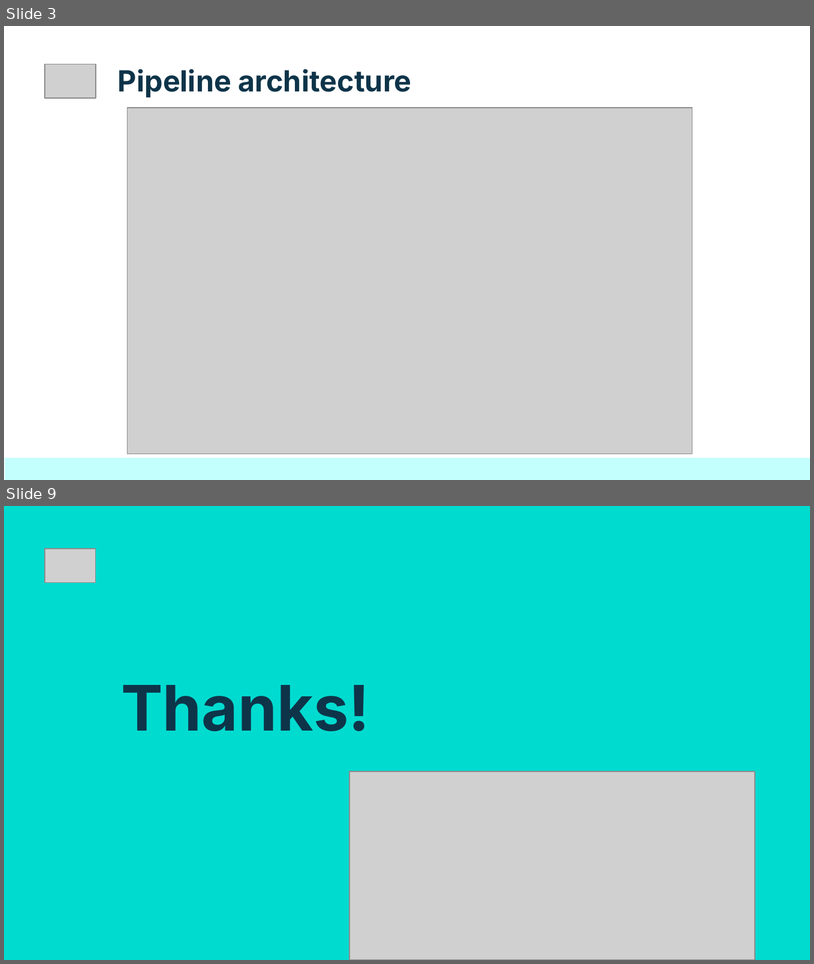
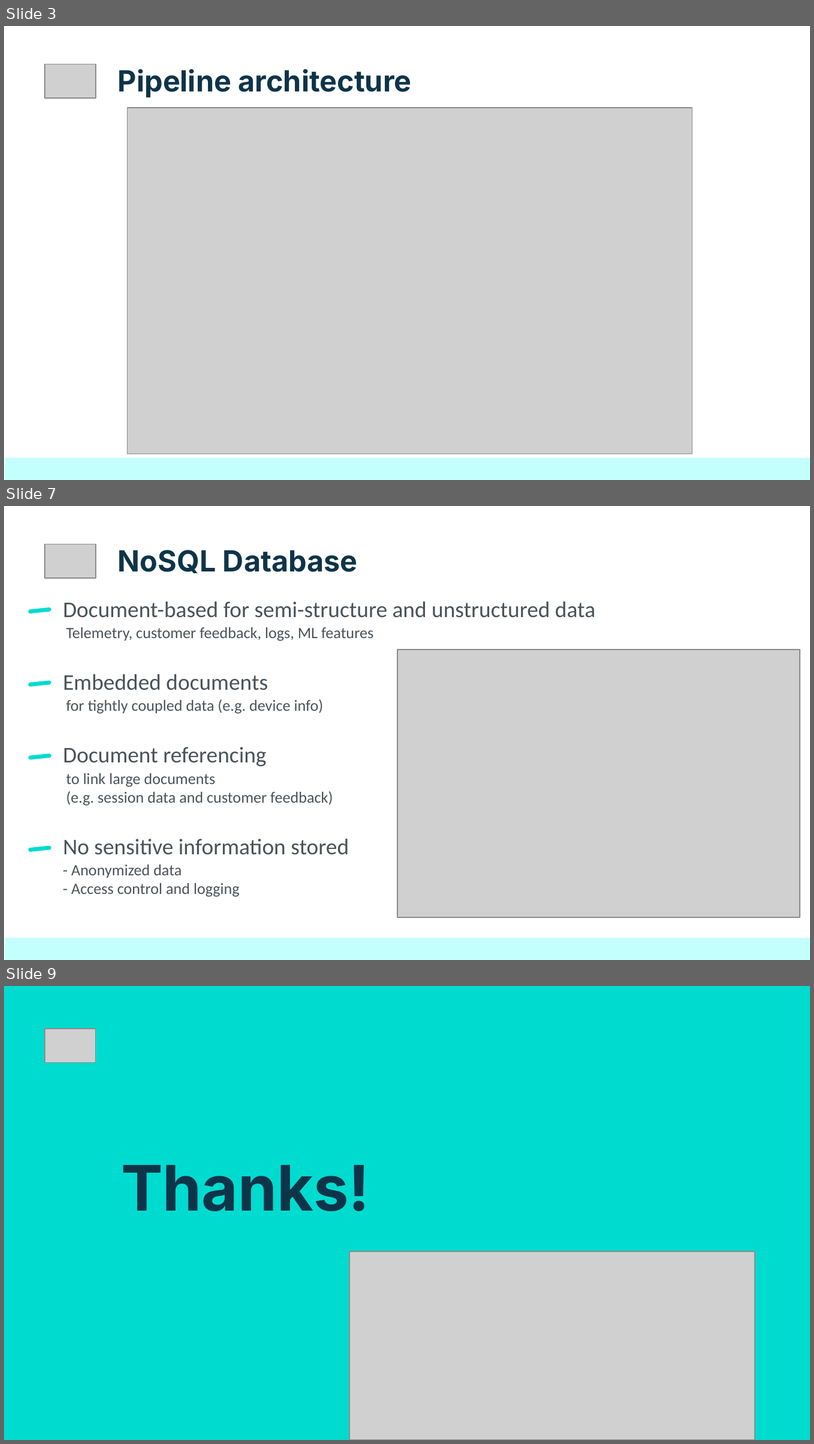
Before and after one commit to netesf13d/jedha-projects, a slide deck: 2-03-Stripe_Business_Case/presentation/Presentation - 2-03 - Stripe Business Case.odp. Shown one above the other, each under a label of ours: slides 3 and 9 before the commit, slides 3, 7 and 9 after it; the slides between them are not shown. The pictures are 814x964 and 814x1444 pixels, drawn with LibreOffice and Linux fonts; fonts in the diff are those of the drawing; grey boxes stand for pictures. Boxes give left, top, right and bottom in pixels: in the first picture for what was removed or moved away, otherwise in the second. Text is boxed around its words. In the diff, an @@ line names an element or a change of style, - is before the commit and + after.

```diff
--- a/2-03-Stripe_Business_Case/presentation/Presentation - 2-03 - Stripe Business Case.odp
+++ b/2-03-Stripe_Business_Case/presentation/Presentation - 2-03 - Stripe Business Case.odp
@@ slide 7 added at (x1=4, y1=506, x2=810, y2=960), background #FFFFFF @@
@@ picture added at (x1=45, y1=544, x2=96, y2=578) @@
@@ title added at (x1=118, y1=550, x2=358, y2=573), 26 pt, text #0E3449, bold @@
+NoSQL Database
@@ rounded rectangle added at (x1=28, y1=607, x2=52, y2=613), fill #00DBD0 @@
@@ title added at (x1=63, y1=601, x2=596, y2=618), 20 pt, text #4B5258 @@
+Document-based for semi-structure and unstructured data
@@ title added at (x1=66, y1=627, x2=374, y2=641), 14 pt, text #4B5258 @@
+Telemetry, customer feedback, logs, ML features
@@ picture added at (x1=398, y1=649, x2=800, y2=917) @@
@@ rounded rectangle added at (x1=28, y1=680, x2=52, y2=686), fill #00DBD0 @@
@@ title added at (x1=63, y1=674, x2=268, y2=690), 20 pt, text #4B5258 @@
+Embedded documents
@@ title added at (x1=66, y1=699, x2=324, y2=714), 14 pt, text #4B5258 @@
+for tightly coupled data (e.g. device info)
@@ rounded rectangle added at (x1=28, y1=753, x2=52, y2=760), fill #00DBD0 @@
@@ title added at (x1=63, y1=747, x2=266, y2=766), 20 pt, text #4B5258 @@
+Document referencing
@@ title added at (x1=66, y1=773, x2=333, y2=805), 14 pt, text #4B5258 @@
+to link large documents
+(e.g. session data and customer feedback)
@@ rounded rectangle added at (x1=28, y1=845, x2=52, y2=852), fill #00DBD0 @@
@@ title added at (x1=63, y1=838, x2=349, y2=855), 20 pt, text #4B5258 @@
+No sensitive information stored
@@ title added at (x1=71, y1=864, x2=240, y2=897), 14 pt, text #4B5258 @@
+- Anonymized data
+- Access control and logging
@@ rectangle added at (x1=5, y1=937, x2=810, y2=959), fill #C3FFFC @@
```
Also in this commit, not shown: 3 slides changed, 1 other slide added, 7 slides removed, 4 other files.
